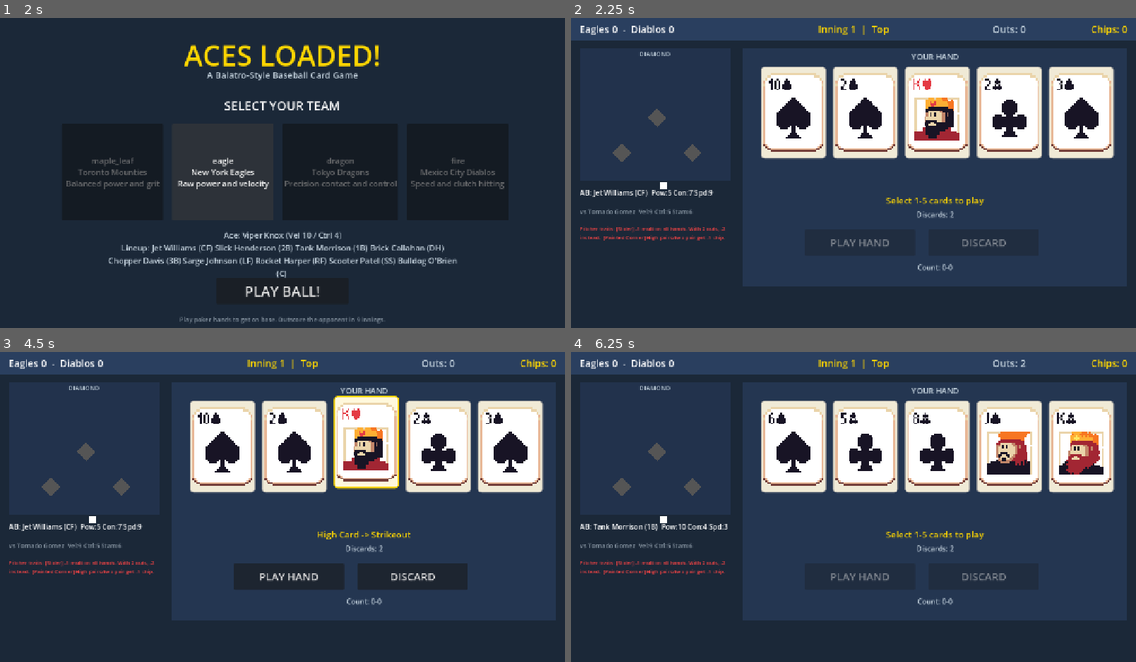
Above: before the commit, frames 1-4 (two rows, left to right).
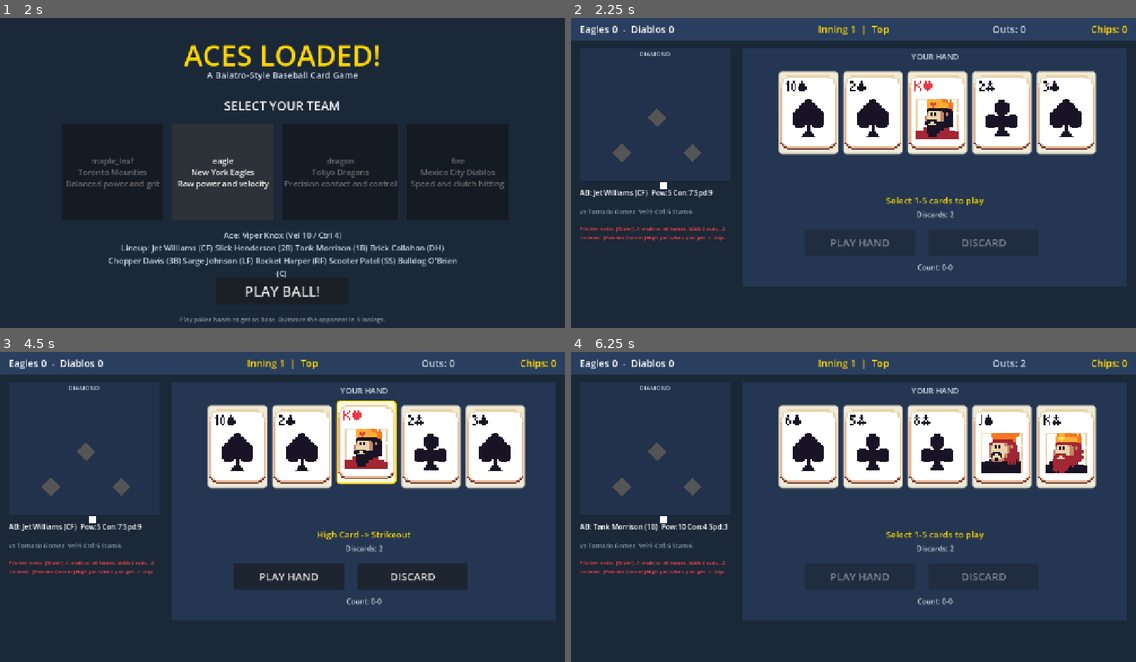
Above: after the commit, the same moments.

Repository: jakenbear/diamond-joker
Game: Godot game, scene res://scenes/title_scene.tscn
The game is run twice, just before and just after one commit, with the same random seed, the same clock (stepped at 60 frames per second) and the same inputs.
Inputs (mouse positions are in pixels of both pictures, inside the frame that each line leads up to):
- Up to frame 1 (2 s): click "eagle New York Eagles Raw pow…" at 0.5 s; click "eagle New York Eagles Raw pow…" at 1.25 s
- Up to frame 2 (2.25 s): click "PLAY BALL!" at 2 s
- Up to frame 3 (4.5 s): tap Enter at 2.75, 4.25 s; move the mouse to (406, 494) at 2.77 s; click (406, 494) at 2.92 s; tap Space at 3.5 s; drag from (169, 525) to (254, 575) at 3.52 s; move the mouse to (339, 441) at 4.27 s; click (339, 441) at 4.42 s
- Up to frame 4 (6.25 s): click "PLAY HAND" at 5 s; click "PLAY HAND" at 5.75 s

Frame 1 is identical in both runs. In frame 2, 11% of the frame differs, in the area x 33-97%, y 15-46%; in frame 3, 11%; in frame 4, 12%.

Commit message:
Tighten card panels to fit card art snugly
Panels now wrap tightly around the 128x168 scaled card images instead
of stretching to fill the container. Reduced padding and centered the
card row in the panel.

Co-Authored-By: Claude Opus 4.6 <noreply@anthropic.com>

Diff:
--- a/godot/scenes/game_scene.gd
+++ b/godot/scenes/game_scene.gd
@@ -74,16 +74,15 @@
 # ── Card slot factory ─────────────────────────────────────
 
 func _create_card_slot(index: int) -> Dictionary:
-	# Panel acts as clickable card container
+	# Panel wraps tightly around the card image (32x42 * 4 = 128x168 + border)
 	var panel := Panel.new()
-	panel.custom_minimum_size = Vector2(140, 190)
-	panel.size_flags_horizontal = Control.SIZE_EXPAND_FILL
+	panel.custom_minimum_size = Vector2(136, 176)  # 128+8 padding, 168+8 padding
 	panel.mouse_filter = Control.MOUSE_FILTER_STOP
 
-	# Default style
+	# Default style — tight border around card art
 	var style := StyleBoxFlat.new()
 	style.bg_color = Color("#f0ead6")
-	style.set_corner_radius_all(8)
+	style.set_corner_radius_all(6)
 	style.border_width_left = 2
 	style.border_width_right = 2
 	style.border_width_top = 2
@@ -91,15 +90,15 @@
 	style.border_color = Color("#999999")
 	panel.add_theme_stylebox_override("panel", style)
 
-	# Card image centered in panel
+	# Card image fills the panel with minimal padding
 	var tex_rect := TextureRect.new()
 	tex_rect.stretch_mode = TextureRect.STRETCH_KEEP_ASPECT_CENTERED
 	tex_rect.texture_filter = CanvasItem.TEXTURE_FILTER_NEAREST  # pixel art stays crisp
 	tex_rect.set_anchors_preset(Control.PRESET_FULL_RECT)
-	tex_rect.offset_left = 6
-	tex_rect.offset_top = 6
-	tex_rect.offset_right = -6
-	tex_rect.offset_bottom = -6
+	tex_rect.offset_left = 4
+	tex_rect.offset_top = 4
+	tex_rect.offset_right = -4
+	tex_rect.offset_bottom = -4
 	tex_rect.mouse_filter = Control.MOUSE_FILTER_IGNORE
 	panel.add_child(tex_rect)
 
--- a/godot/scenes/game_scene.tscn
+++ b/godot/scenes/game_scene.tscn
@@ -209,11 +209,12 @@
 [node name="CardContainer" type="HBoxContainer" parent="."]
 unique_name_in_owner = true
 layout_mode = 0
-offset_left = 430.0
-offset_top = 110.0
-offset_right = 1230.0
-offset_bottom = 320.0
-theme_override_constants/separation = 15
+offset_left = 470.0
+offset_top = 120.0
+offset_right = 1180.0
+offset_bottom = 310.0
+alignment = 1
+theme_override_constants/separation = 10
 
 [node name="HandDescLabel" type="Label" parent="."]
 unique_name_in_owner = true
